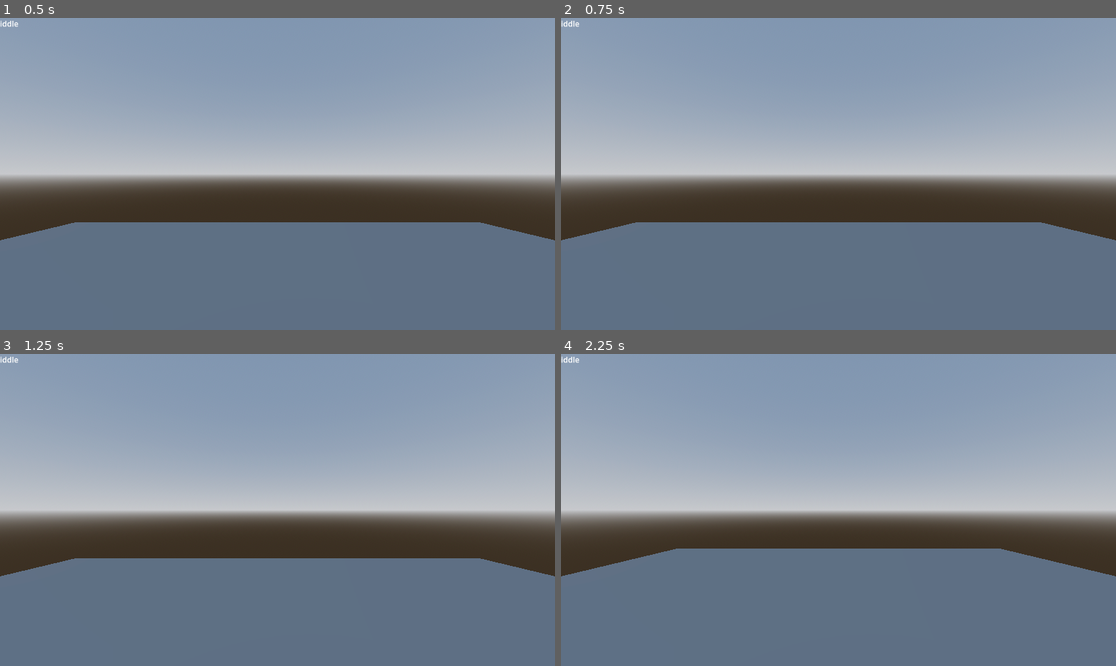
Above: before the commit, frames 1-4 (two rows, left to right).
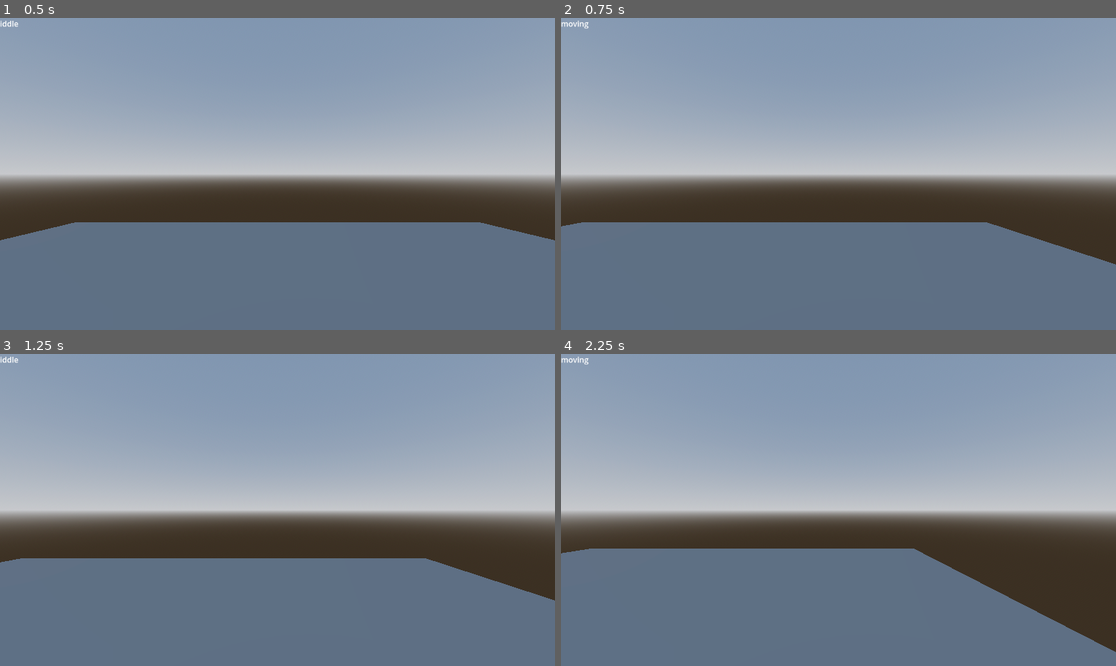
Above: after the commit, the same moments.

Repository: Zaba-web/godot-dungeon-crawler-character-controller
Game: Godot game, scene res://scenes/demo/demo_level.tscn
Two runs of this game, one before a commit and one after it. Both use one fixed random seed, a clock stepped at 60 frames per second and the inputs below.
Inputs:
- Up to frame 1 (0.5 s): no input
- Up to frame 2 (0.75 s): hold E (strafe_right, bound only after the commit) from 0.53 s (still down)
- Up to frame 3 (1.25 s): keep holding E (strafe_right, bound only after the commit)
- Up to frame 4 (2.25 s): tap Enter at 1.25 s; release E (strafe_right, bound only after the commit) at 1.28 s; hold S (move_back) 1.28-2.03 s; tap Space at 2 s; hold E (strafe_right, bound only after the commit) from 2.03 s (still down)

Frame 1 is identical in both runs. In frame 2, 1.6% of the frame differs, in the area x 0-100%, y 0-80%; in frame 3, 1.6%; in frame 4, 6.1%, in the area x 0-100%, y 0-96%.

Commit message:
Implemented strafing

Diff:
--- a/project.godot
+++ b/project.godot
@@ -37,3 +37,13 @@
 "events": [Object(InputEventKey,"resource_local_to_scene":false,"resource_name":"","device":-1,"window_id":0,"alt_pressed":false,"shift_pressed":false,"ctrl_pressed":false,"meta_pressed":false,"pressed":false,"keycode":0,"physical_keycode":68,"key_label":0,"unicode":100,"echo":false,"script":null)
 ]
 }
+strafe_left={
+"deadzone": 0.5,
+"events": [Object(InputEventKey,"resource_local_to_scene":false,"resource_name":"","device":-1,"window_id":0,"alt_pressed":false,"shift_pressed":false,"ctrl_pressed":false,"meta_pressed":false,"pressed":false,"keycode":0,"physical_keycode":81,"key_label":0,"unicode":113,"echo":false,"script":null)
+]
+}
+strafe_right={
+"deadzone": 0.5,
+"events": [Object(InputEventKey,"resource_local_to_scene":false,"resource_name":"","device":-1,"window_id":0,"alt_pressed":false,"shift_pressed":false,"ctrl_pressed":false,"meta_pressed":false,"pressed":false,"keycode":0,"physical_keycode":69,"key_label":0,"unicode":101,"echo":false,"script":null)
+]
+}
--- a/scripts/player/modules/movement.gd
+++ b/scripts/player/modules/movement.gd
@@ -15,11 +15,13 @@
 # Turn speed
 @export var turn_speed: float = .4
 
-# Action names definition in advance
+# Action names definition
 @export var move_forward_action_name: String = "move_forward"
 @export var move_back_action_name: String = "move_back"
 @export var turn_left_action_name: String = "turn_left"
 @export var turn_right_action_name: String = "turn_right"
+@export var strafe_left: String = "strafe_left"
+@export var strafe_right: String = "strafe_right"
 
 # Queue of movement commands
 var commands_queue: Array
@@ -46,11 +48,12 @@
 # List of movement directions
 enum Directions {
 	FORWARD,
+	LEFT,
 	BACK,
-	LEFT,
 	RIGHT
 }
 
+# Map look direction to the move direction
 var look_direction_to_move_direction = {
 	"0":  Directions.FORWARD,
 	"1":  Directions.LEFT,
@@ -89,6 +92,12 @@
 	if Input.is_action_just_pressed(turn_left_action_name):
 		_add_command(Commands.TURN_LEFT)
 
+	if Input.is_action_just_pressed(strafe_left):
+		_add_command(Commands.STRAFE_LEFT)
+
+	if Input.is_action_just_pressed(strafe_right):
+		_add_command(Commands.STRAFE_RIGHT)
+
 	_process_movement(delta, player)
 
 # Process movement
@@ -99,7 +108,9 @@
 		Commands.MOVE_FORWARD: _move_forward,
 		Commands.MOVE_BACK: _move_back,
 		Commands.TURN_LEFT: _turn_left,
-		Commands.TURN_RIGHT: _turn_right
+		Commands.TURN_RIGHT: _turn_right,
+		Commands.STRAFE_RIGHT: _strafe_right,
+		Commands.STRAFE_LEFT: _strafe_left
 	}
 
 	# Get next command from queqe after previous is completed
@@ -127,6 +138,26 @@
 func _move_back(player: AbstractCharacter) -> void:
 	_set_movement_target(player, -1)
 
+# Handle movement in left side
+func _strafe_left(player: AbstractCharacter) -> void:
+	# Here we calculate in which absolute direction player should move to make a strafe
+	var strafe_direction = look_direction_to_move_direction[str(rotation_target)] + 1
+	# Direction overflow logic
+	if strafe_direction > Directions.RIGHT:
+		strafe_direction = Directions.FORWARD
+
+	_set_movement_target(player, 1, strafe_direction)
+
+# Handle movement in right side
+func _strafe_right(player: AbstractCharacter) -> void:
+	# Here we calculate in which absolute direction player should move to make a strafe
+	var strafe_direction = look_direction_to_move_direction[str(rotation_target)] - 1
+	# Direction overflow logic
+	if strafe_direction < Directions.FORWARD:
+		strafe_direction = Directions.RIGHT
+
+	_set_movement_target(player, 1, strafe_direction)
+
 # Handle turn left command
 func _turn_left(player: AbstractCharacter) -> void:
 	rotation_target += 1
@@ -140,8 +171,11 @@
 	player.rotation_target = deg_to_rad(rotation_target * 90)
 
 # Set player movement target
-func _set_movement_target(player: AbstractCharacter, direction_mul: int) -> void:
-	match look_direction_to_move_direction[str(rotation_target)]:
+func _set_movement_target(player: AbstractCharacter, direction_mul: int, direction = null) -> void:
+	if direction == null:
+		direction = look_direction_to_move_direction[str(rotation_target)]
+
+	match direction:
 		Directions.FORWARD:
 			movement_target.z -= cell_size * direction_mul
 			movement_direction = Vector3(0, 0, -movement_speed * direction_mul)
